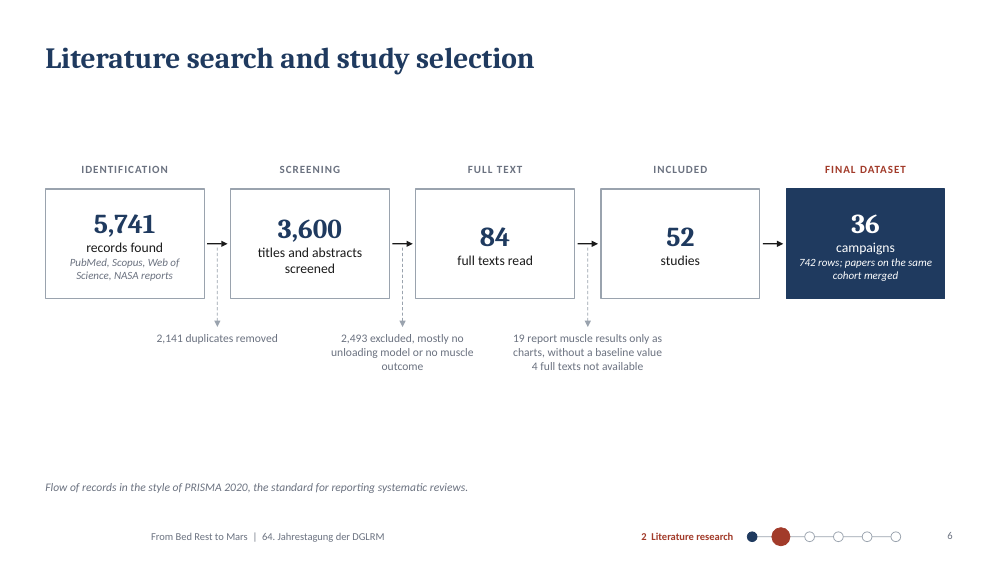
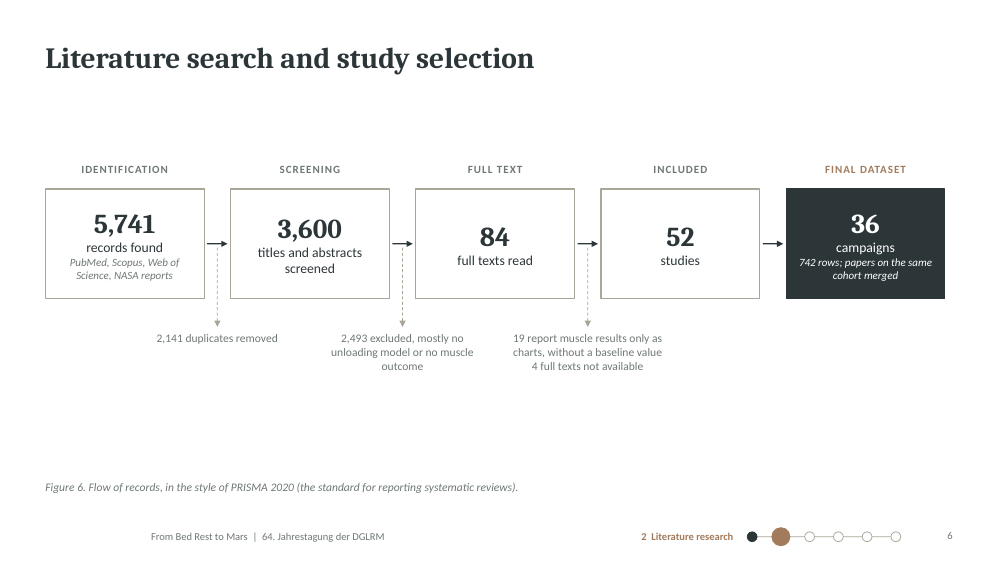
Before and after one commit to MiladBahariQaragoz/BedrestToMars, a slide deck: slide 6 of presentation/bed-rest-to-mars-talk.pptx. Drawn at 1008x567 pixels with LibreOffice and Linux fonts; fonts in the diff are those of the drawing; background and template pictures are left out. Boxes give left, top, right and bottom in pixels: in the first picture for what was removed or moved away, otherwise in the second. Text is boxed around its words. In the diff, an @@ line names an element or a change of style, - is before the commit and + after.

```diff
--- a/presentation/bed-rest-to-mars-talk.pptx
+++ b/presentation/bed-rest-to-mars-talk.pptx
@@ title "Literature search and study selection" at [45, 47, 535, 75]: text colour #1F3A5F to #2C3639 @@
@@ text "FINAL DATASET" at [825, 166, 906, 173]: text colour #A23B2A to #A27B5C @@
@@ text "5,741" at [70, 214, 179, 281]: text colour #1F3A5F to #2C3639 in "5,741"; text colour #1A1A1A to #2C3639 in "records found"; text colour #6B7280 to #6F7877 in "PubMed, Scopus, Web of Science, NASA reports" @@
@@ text "3,600" at [258, 219, 362, 273]: text colour #1F3A5F to #2C3639 in "3,600"; text colour #1A1A1A to #2C3639 in "titles and abstracts screened" @@
@@ text "84" at [457, 227, 533, 265]: text colour #1F3A5F to #2C3639 in "84"; text colour #1A1A1A to #2C3639 in "full texts read" @@
@@ outline #9AA3AE 1 pt to #A9A598 1 pt in 4 elements at [45, 189, 204, 299], [231, 189, 389, 299], [416, 189, 575, 299], [601, 189, 760, 299] @@
@@ text "52" at [661, 227, 700, 265]: text colour #1F3A5F to #2C3639 in "52"; text colour #1A1A1A to #2C3639 in "studies" @@
@@ rectangle at [786, 189, 945, 299]: fill #1F3A5F to #2C3639; outline #1F3A5F 1 pt to #2C3639 1 pt @@
@@ arrow (207, 244) - (228, 244): stroke #1A1A1A 1.25 pt to #2C3639 1.25 pt @@
@@ arrow (218, 247) - (218, 327): stroke #9AA3AE 0.75 pt dashed to #A9A598 0.75 pt dashed @@
@@ arrow (392, 244) - (413, 244): stroke #1A1A1A 1.25 pt to #2C3639 1.25 pt @@
@@ arrow (403, 247) - (403, 327): stroke #9AA3AE 0.75 pt dashed to #A9A598 0.75 pt dashed @@
@@ arrow (578, 244) - (598, 244): stroke #1A1A1A 1.25 pt to #2C3639 1.25 pt @@
@@ arrow (588, 247) - (588, 327): stroke #9AA3AE 0.75 pt dashed to #A9A598 0.75 pt dashed @@
@@ arrow (763, 244) - (783, 244): stroke #1A1A1A 1.25 pt to #2C3639 1.25 pt @@
@@ text at [45, 483, 519, 493]: text changed; text colour #6B7280 to #6F7877 @@
-Flow of records in the style of PRISMA 2020, the standard for reporting systematic reviews.
+Figure 6. Flow of records, in the style of PRISMA 2020 (the standard for reporting systematic reviews).
@@ text "2 Literature research" at [641, 532, 733, 540]: text colour #A23B2A to #A27B5C @@
@@ ellipse at [747, 532, 757, 542]: fill #1F3A5F to #2C3639; outline #1F3A5F 0.75 pt to #2C3639 0.75 pt @@
@@ line (752, 537) - (896, 537): stroke #9AA3AE 0.75 pt to #A9A598 0.75 pt @@
@@ ellipse at [772, 528, 790, 546]: fill #A23B2A to #A27B5C; outline #A23B2A 0.75 pt to #A27B5C 0.75 pt @@
@@ outline #9AA3AE 0.75 pt to #A9A598 0.75 pt in 4 elements at [805, 532, 814, 542], [834, 532, 844, 542], [862, 532, 872, 542], [892, 532, 901, 542] @@
```
Also in this commit, not shown: 17 other slides changed, 12 other files.
